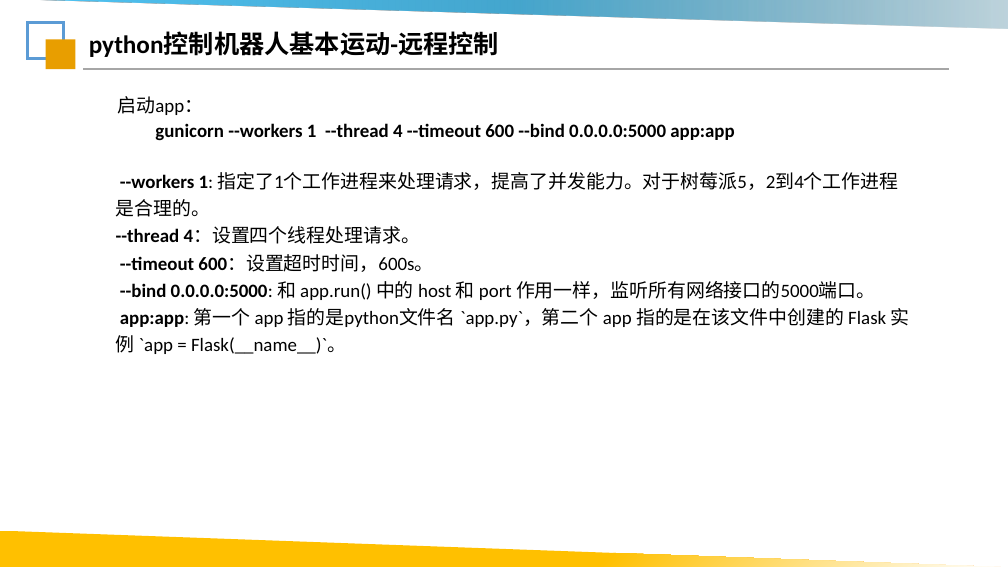
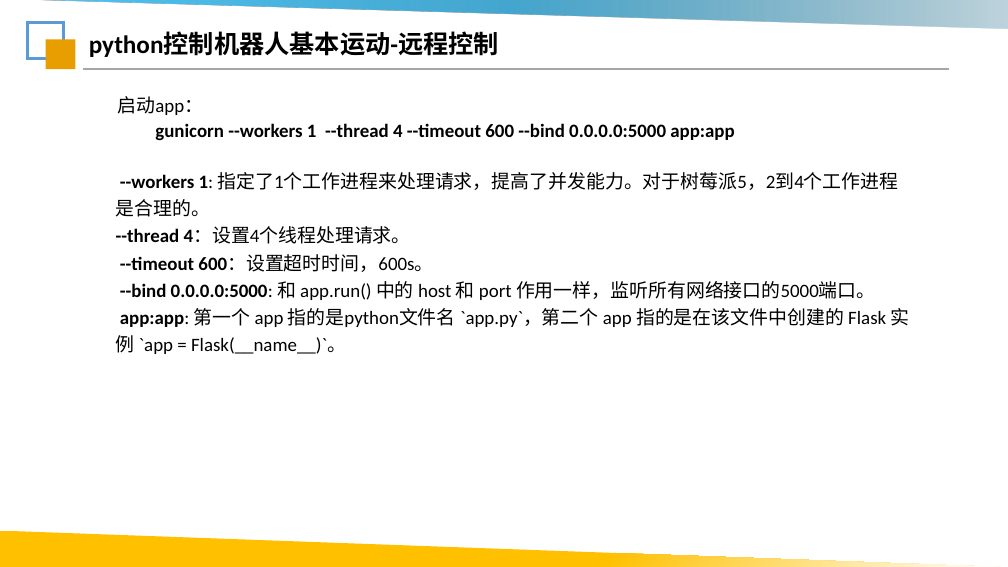
Before and after one commit to Lsnxiaoxiong/robot-course, a slide deck: slide 21 of ppt/第2课_Python与机器人控制.pptx (slide 22 before the commit). Drawn at 1008x567 pixels with LibreOffice and Linux fonts; fonts in the diff are those of the drawing; background and template pictures are left out. Boxes give left, top, right and bottom in pixels: in the first picture for what was removed or moved away, otherwise in the second. Text is boxed around its words. In the diff, an @@ line names an element or a change of style, - is before the commit and + after.

```diff
--- a/ppt/第2课_Python与机器人控制.pptx
+++ b/ppt/第2课_Python与机器人控制.pptx
@@ text at (x1=116, y1=227, x2=411, y2=244): text changed @@
---thread 4：设置四个线程处理请求。
+--thread 4：设置4个线程处理请求。
```
Also in this commit, not shown: 3 other slides changed, 21 slides added, 3 slides removed, 3 other files.
